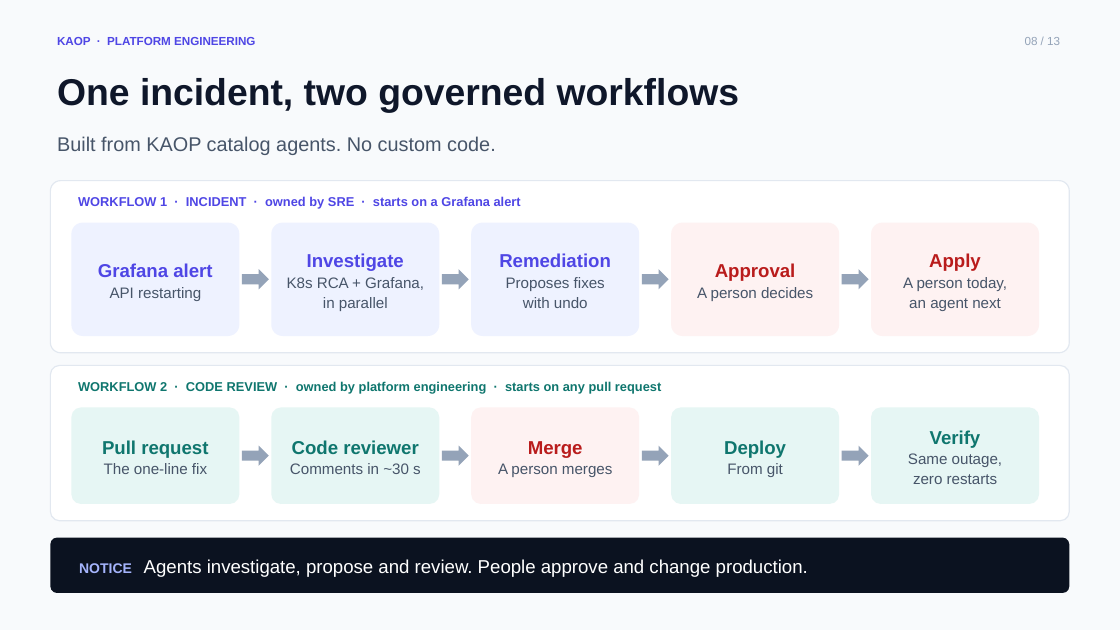
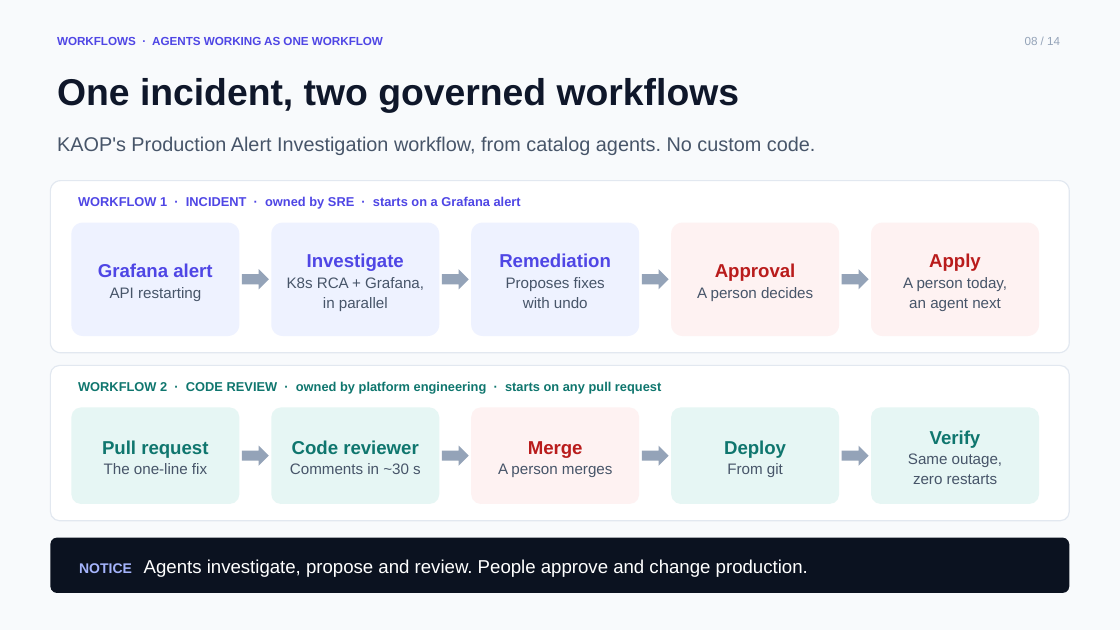
Before and after one commit to chizeni24/komodor-production-lab, a slide deck: slide 8 of docs/presentation/KAOP_Customer_Pitch.pptx. Drawn at 1120x630 pixels with LibreOffice and Linux fonts; fonts in the diff are those of the drawing. Boxes give left, top, right and bottom in pixels: in the first picture for what was removed or moved away, otherwise in the second. Text is boxed around its words. In the diff, an @@ line names an element or a change of style, - is before the commit and + after.

```diff
--- a/docs/presentation/KAOP_Customer_Pitch.pptx
+++ b/docs/presentation/KAOP_Customer_Pitch.pptx
@@ text at (x1=57, y1=37, x2=383, y2=45): text changed @@
-KAOP · PLATFORM ENGINEERING
+WORKFLOWS · AGENTS WORKING AS ONE WORKFLOW
@@ text at (x1=1025, y1=37, x2=1060, y2=45): text changed @@
-08 / 13
+08 / 14
@@ text at (x1=57, y1=136, x2=816, y2=155): text changed @@
-Built from KAOP catalog agents. No custom code.
+KAOP's Production Alert Investigation workflow, from catalog agents. No custom code.
```
Also in this commit, not shown: 11 other slides changed, 1 slide added, 1 other file.
